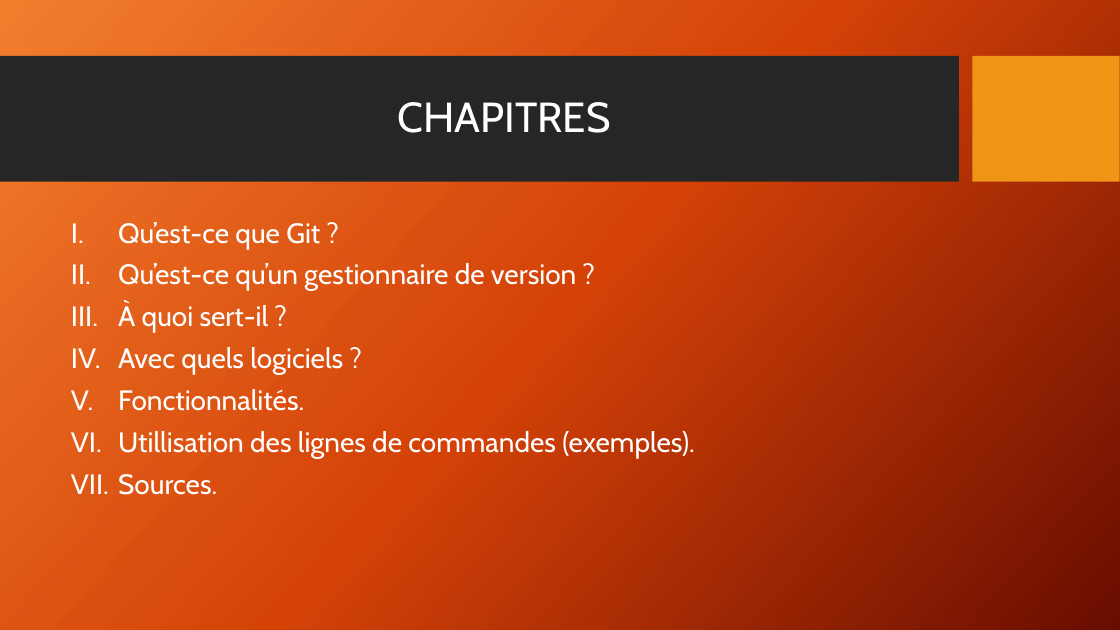
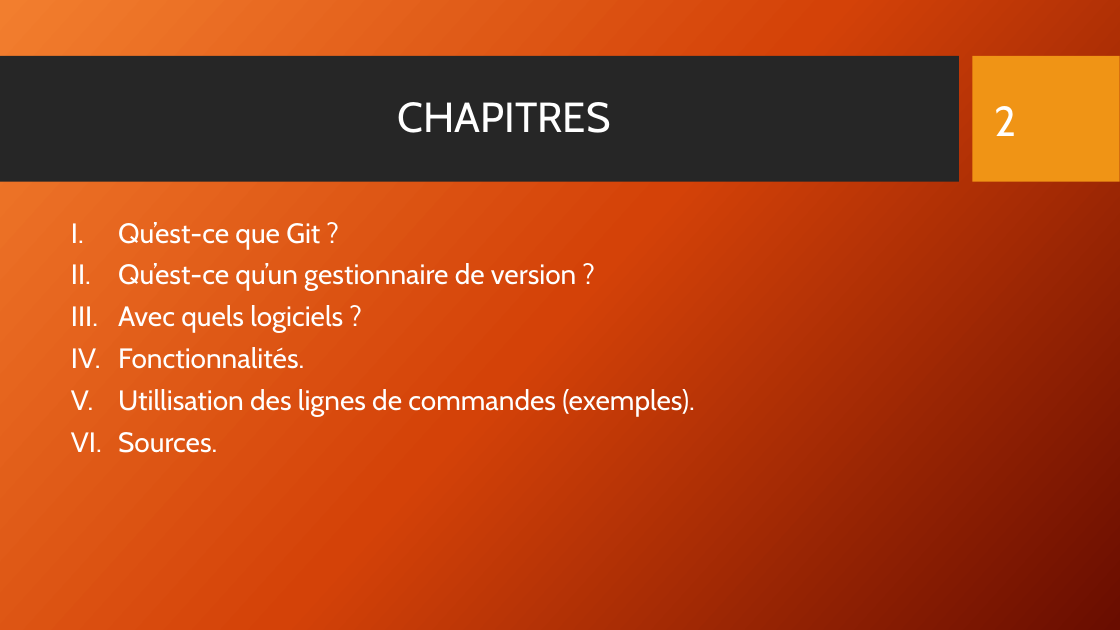
Before and after one commit to Math-Alex83/Expos-_git_cda_2210, a slide deck: slide 2 of Présentation_Git_CDA_2210.pptx. Drawn at 1120x630 pixels with LibreOffice and Linux fonts; fonts in the diff are those of the drawing; background and template pictures are left out. Boxes give left, top, right and bottom in pixels: in the first picture for what was removed or moved away, otherwise in the second. Text is boxed around its words. In the diff, an @@ line names an element or a change of style, - is before the commit and + after.

```diff
--- a/Présentation_Git_CDA_2210.pptx
+++ b/Présentation_Git_CDA_2210.pptx
@@ page number added at (994, 106, 1016, 136), 36 pt, text #FFFFFF @@
+2
@@ text at (118, 305, 269, 333): paragraph removed @@
-III. À quoi sert-il ?
```
Also in this commit, not shown: 6 other slides changed, 1 slide added, 2 other files.
